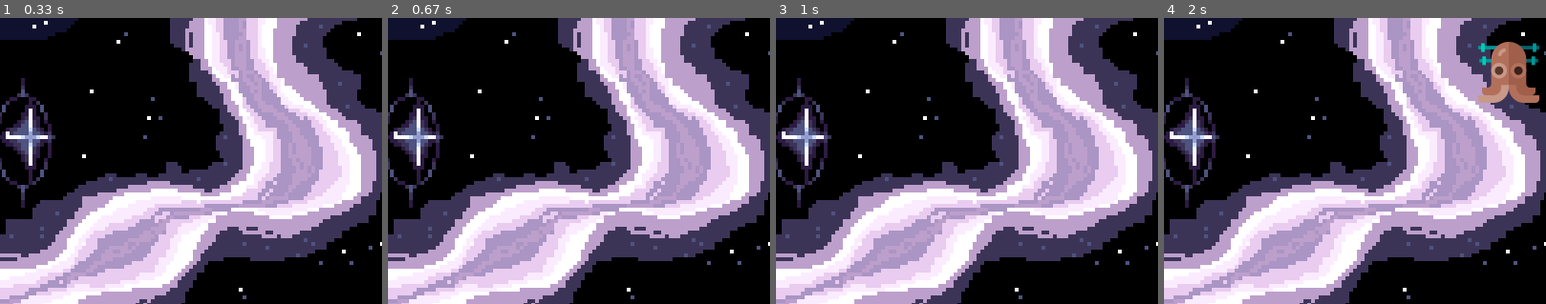
Above: before the commit, frames 1-4 (left to right).
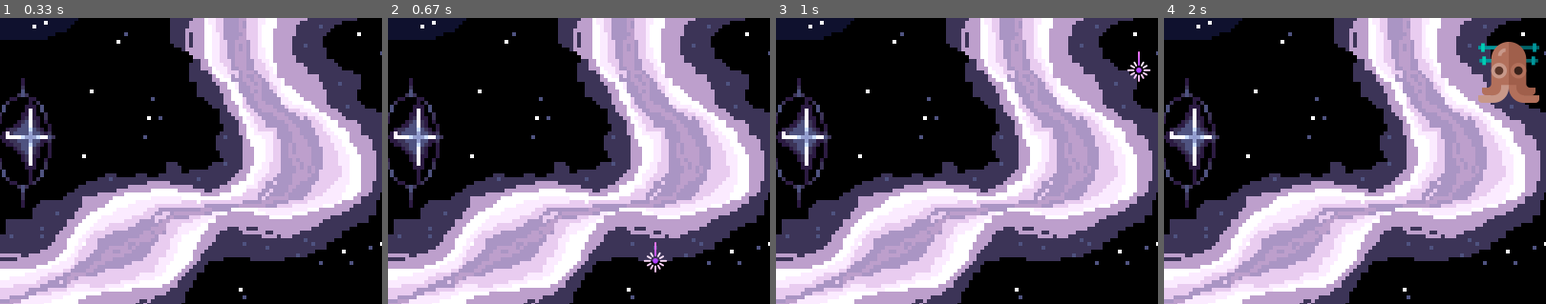
Above: after the commit, the same moments.

Repository: leahk39/pygame_ICS3U_LK
Game: pygame game, started from main.py
The game is run twice, just before and just after one commit, with the same random seed, the same clock (stepped at 60 frames per second) and the same inputs.
Inputs:
- Up to frame 1 (0.33 s): no input
- Up to frame 2 (0.67 s): tap Space at 0.33 s
- Up to frame 3 (1 s): hold Right from 0.67 s (still down); tap Space at 0.73 s
- Up to frame 4 (2 s): tap Space at 1.03, 1.23, 1.53, 1.73 s; release Right at 1.13 s; hold Right 1.17-1.63 s; hold Left from 1.67 s (still down)
The pictures show only the part of the screen within x 15-65%, y 11-61%; the shares and areas given below are measured in that part.

Frame 1 is identical in both runs. In frame 2, 0.2% of the frame differs, in the area x 67-73%, y 78-89%; in frame 3, 0.2%; in frame 4, nothing differs.

Commit message:
vid 11, 11:45

Diff:
--- a/main.py
+++ b/main.py
@@ -28,11 +28,28 @@
 enemyX_change = 4
 enemyY_change = 40
 
+# laser
+
+# ready - you can't see the laser on the screen
+# fire - the laser is currently moving
+
+laserImg = pygame.image.load('laser.png')
+laserX = 0
+laserY = 480
+laserX_change = 0
+laserY_change = 10
+laser_state = "ready"
+
 def player(x,y):
     screen.blit(playerImg, (x, y))
 
 def enemy(x,y):
     screen.blit(enemyImg, (x, y))
+
+def fire_laser(x,y):
+    global laser_state
+    laser_state = "fire"
+    screen.blit(laserImg, (x + 16, y +10))
 
 # game loop
 running = True
@@ -52,6 +69,9 @@
                 playerX_change =- 5
             if event.key == pygame.K_RIGHT:
                 playerX_change = 5
+            if event.key == pygame.K_SPACE:
+                fire_laser(playerX, laserY)
+
         if event.type == pygame.KEYUP:
             if event.key == pygame.K_LEFT or event.key == pygame.K_RIGHT:
                 playerX_change = 0
@@ -77,6 +97,11 @@
         enemyX_change = -4
         enemyY += enemyY_change
 
+    # laser movement
+    if laser_state is "fire":
+        fire_laser(playerX, laserY)
+        laserY -= laserY_change
+
     player(playerX,playerY)
     enemy(enemyX, enemyY)
     pygame.display.update()
Binary file added: laser.png
